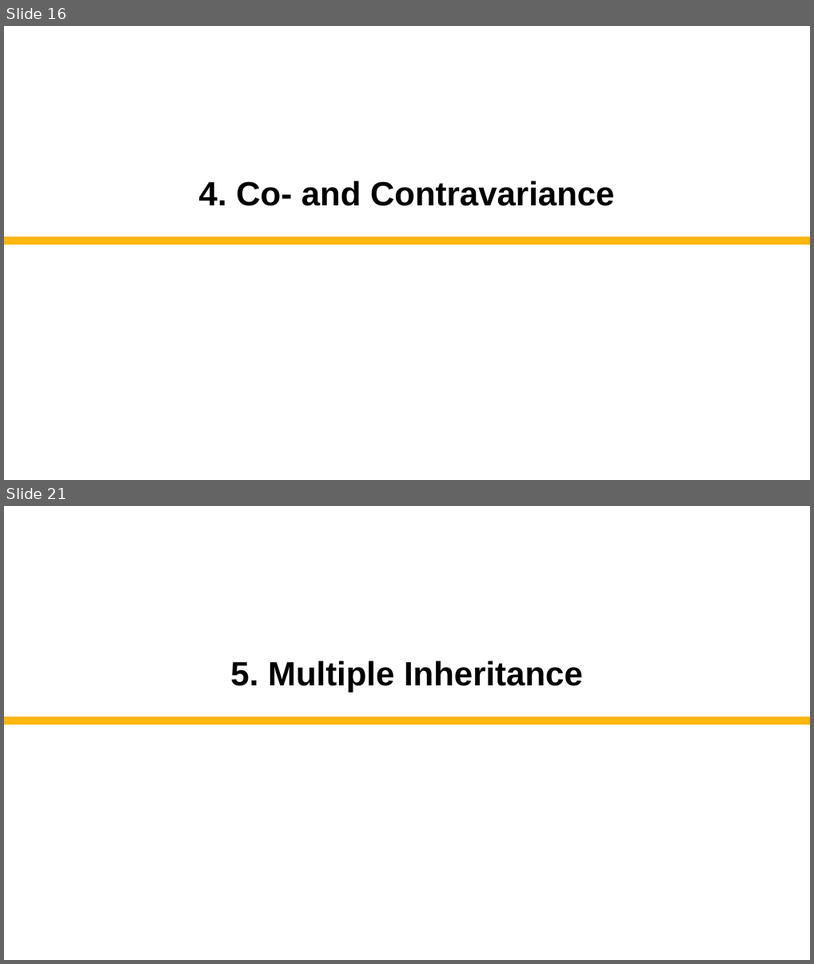
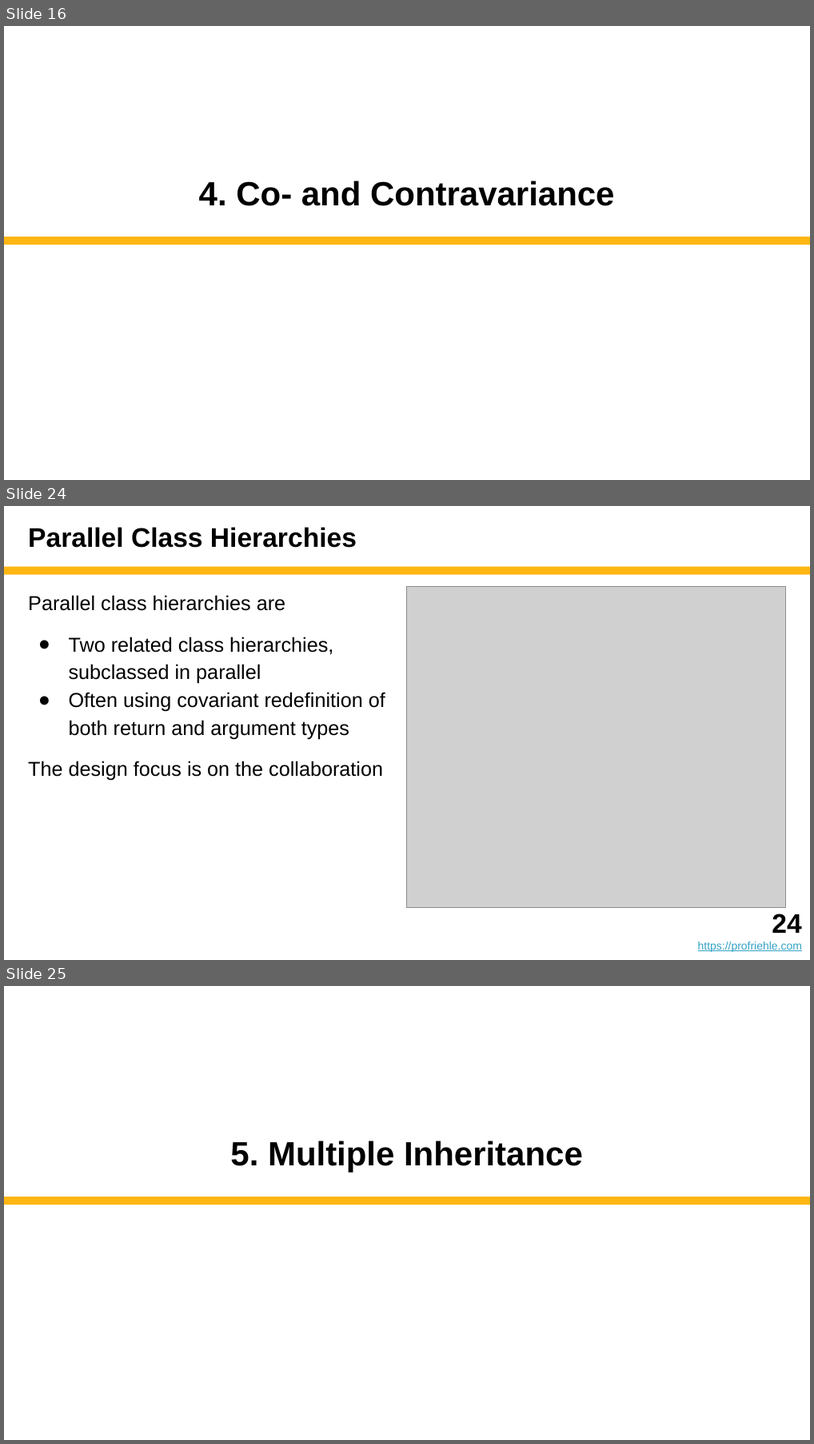
Before and after one commit to dirkriehle/adap-course, a slide deck: Lecture slides/ADAP B03 - Subtyping and Inheritance.pptx. Shown one above the other, each under a label of ours: slides 16 and 21 before the commit, slides 16, 24 and 25 after it; the slides between them are not shown. The pictures are 814x964 and 814x1444 pixels, drawn with LibreOffice and Linux fonts; fonts in the diff are those of the drawing; grey boxes stand for pictures. Boxes give left, top, right and bottom in pixels: in the first picture for what was removed or moved away, otherwise in the second. Text is boxed around its words. In the diff, an @@ line names an element or a change of style, - is before the commit and + after.

```diff
--- a/Lecture slides/ADAP B03 - Subtyping and Inheritance.pptx
+++ b/Lecture slides/ADAP B03 - Subtyping and Inheritance.pptx
@@ slide 24 added at <box>4,506,810,960</box>, background #FFFFFF @@
@@ title added at <box>28,527,357,548</box>, 24 pt, text #000000, bold @@
+Parallel Class Hierarchies
@@ rectangle added at <box>4,567,810,575</box>, fill #FEB612 @@
@@ text added at <box>28,595,386,780</box>, 18 pt, text #000000 @@
+Parallel class hierarchies are
+● Two related class hierarchies, subclassed in parallel
+● Often using covariant redefinition of both return and argument types
+The design focus is on the collaboration
@@ picture added at <box>407,587,786,907</box> @@
@@ text added at <box>698,913,802,952</box>, 10 pt, text #34A3C5, underline @@
+24
+https://profriehle.com
@@ what was slide 21 is now slide 25 @@
```
Also in this commit, not shown: 6 slides changed, 3 other slides added, 3 other files.
